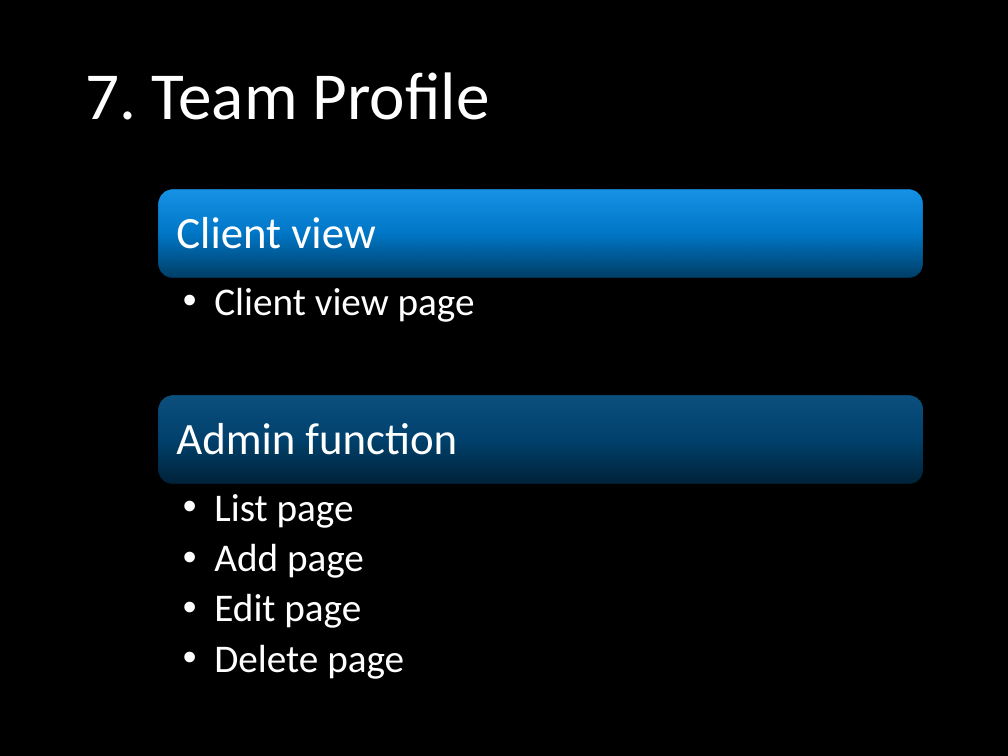
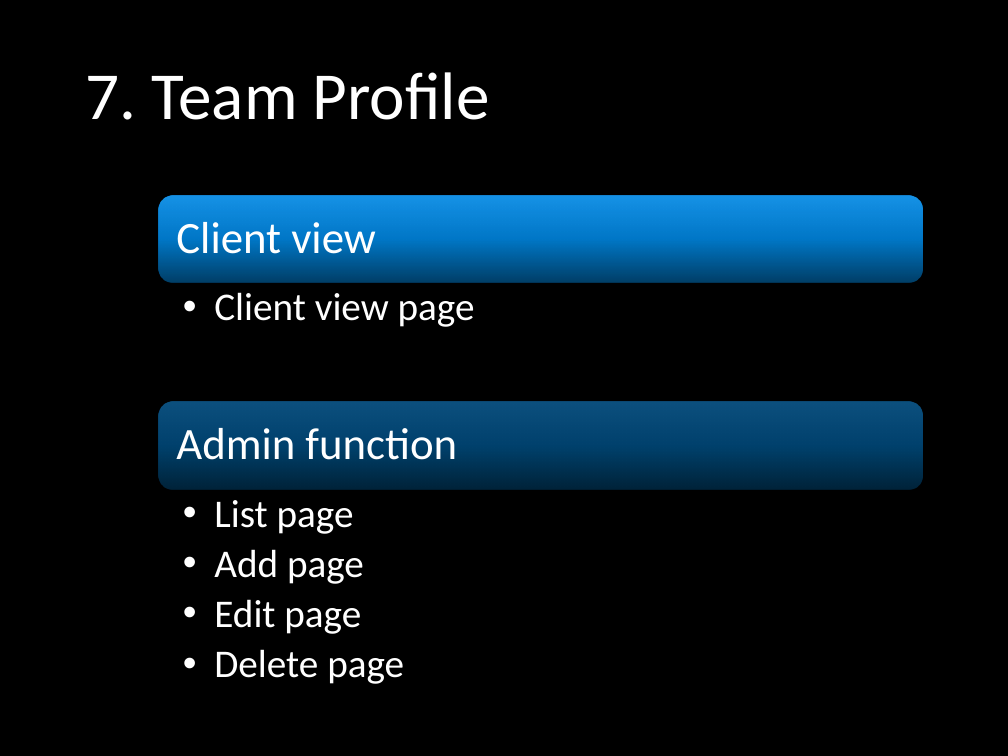
Before and after one commit to yadwinds/761_VEL, a slide deck: slide 8 of PCB/09 Final/Final Presentation (VEL).pptx. Drawn at 1008x756 pixels with LibreOffice and Linux fonts; fonts in the diff are those of the drawing; background and template pictures are left out. Boxes give left, top, right and bottom in pixels: in the first picture for what was removed or moved away, otherwise in the second. Text is boxed around its words. In the diff, an @@ line names an element or a change of style, - is before the commit and + after.

```diff
--- a/PCB/09 Final/Final Presentation (VEL).pptx
+++ b/PCB/09 Final/Final Presentation (VEL).pptx
@@ 3 texts, 2 rounded rectangles: place and size @@
-3 texts, 2 rounded rectangles at [158,190,922,484]
+3 texts, 2 rounded rectangles at [158,196,922,489]
@@ text "List page": place and size @@
-text "List page" at [214,494,404,679]
+text "List page" at [214,500,404,684]
```
Also in this commit, not shown: 4 other slides changed.
